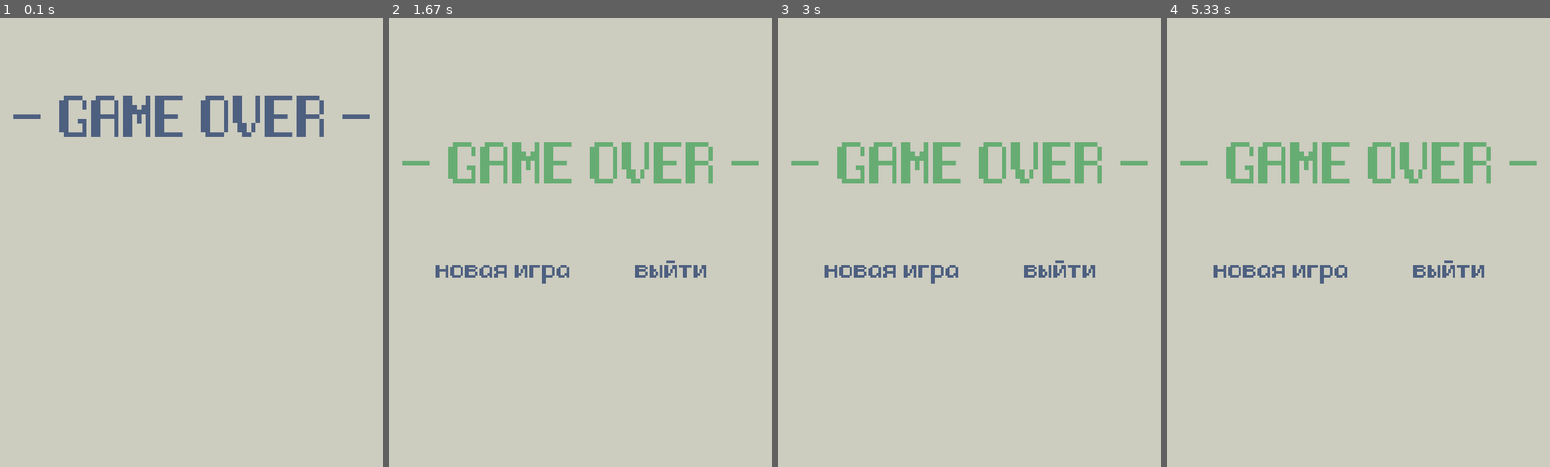
Above: before the commit, frames 1-4 (left to right).
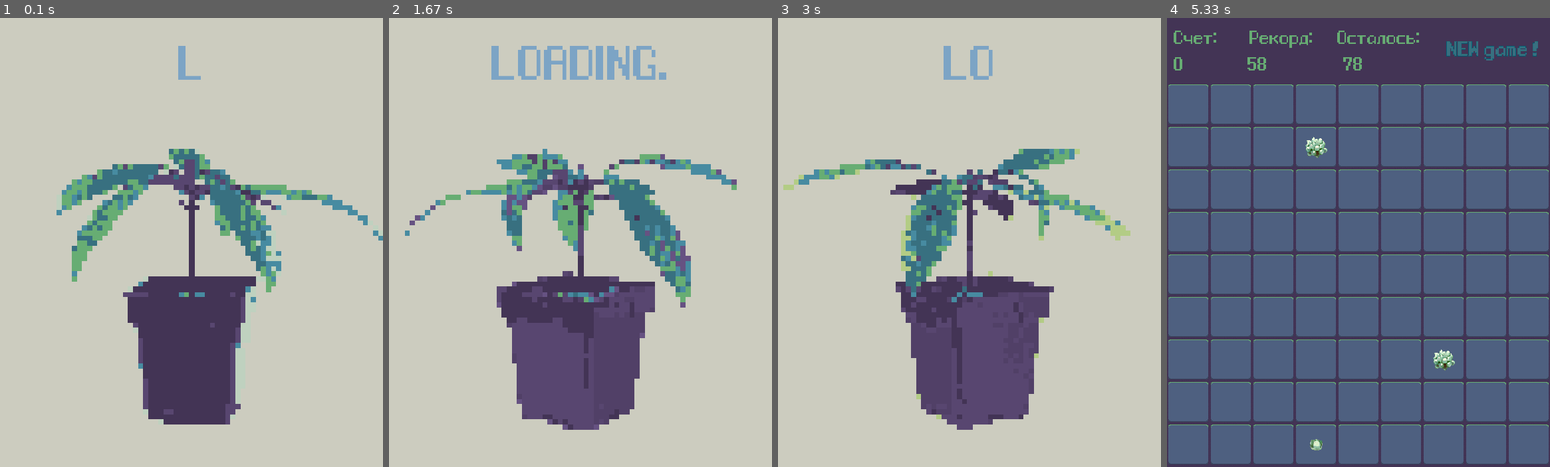
Above: after the commit, the same moments.

Repository: azzzile/pygame_project
Game: pygame game, started from much_main.py
Same seed, same stepped clock (60 frames per second), same inputs: the game is played once before the commit and once after it.
Inputs:
- Up to frame 1 (0.1 s): no input
- Up to frame 2 (1.67 s): no input
- Up to frame 3 (3 s): no input
- Up to frame 4 (5.33 s): tap Enter at 5.07 s

The runs differ from the first frame. In frame 1, 19% of the frame differs, in the area x 3-100%, y 6-91%; in frame 2, 22%; in frame 3, 20%; in frame 4, 99%, in the area x 0-100%, y 0-100%.

Commit message:
structured screens

Diff:
--- a/much_main.py
+++ b/much_main.py
@@ -538,8 +538,8 @@
 
 
 all_sprites = pygame.sprite.Group()
-#load_screen(SCREEN)
-#start_screen(SCREEN)
+load_screen(SCREEN)
+start_screen(SCREEN)
 
 board = Lines(9, 9)
 
@@ -554,7 +554,7 @@
 running = True
 #running = False
 
-gameover_screen(SCREEN)
+#gameover_screen(SCREEN)
 
 while running:
     ngame = ngame_off
